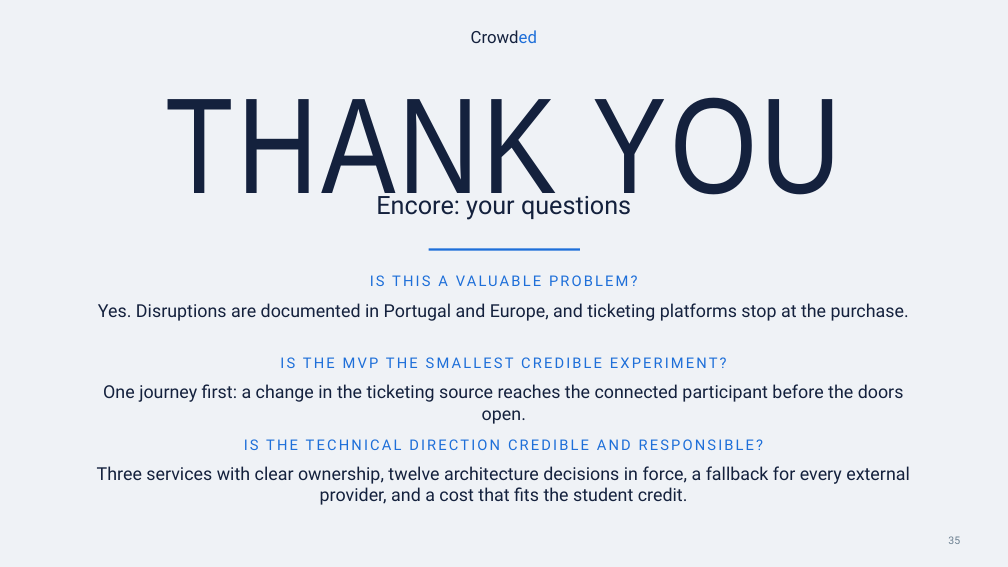
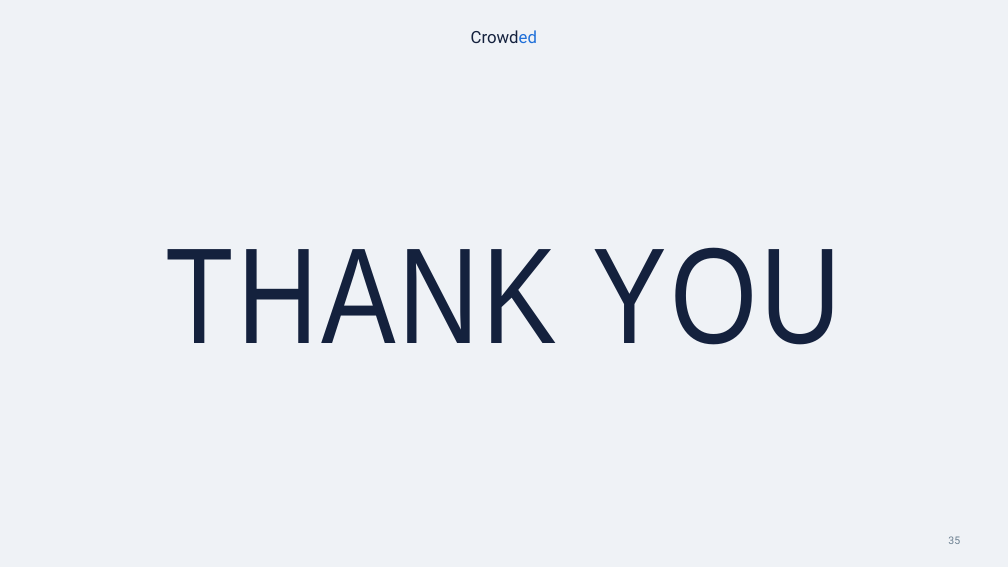
Before and after one commit to andrereis26/crowded-labdsof, a slide deck: slide 35 of docs/presentations/Sprint1/Crowded_LABDSOF_Presentation_Sprint1_Full.pptx. Drawn at 1008x567 pixels with LibreOffice and Linux fonts; fonts in the diff are those of the drawing. Boxes give left, top, right and bottom in pixels: in the first picture for what was removed or moved away, otherwise in the second. Text is boxed around its words. In the diff, an @@ line names an element or a change of style, - is before the commit and + after.

```diff
--- a/docs/presentations/Sprint1/Crowded_LABDSOF_Presentation_Sprint1_Full.pptx
+++ b/docs/presentations/Sprint1/Crowded_LABDSOF_Presentation_Sprint1_Full.pptx
@@ text "THANK YOU" rewrapped from (x1=166, y1=97, x2=840, y2=216) to (x1=166, y1=247, x2=840, y2=345) @@
@@ text removed at (x1=376, y1=191, x2=631, y2=220) @@
-Encore: your questions
@@ line removed from (429, 250) to (580, 250) @@
@@ text removed at (x1=438, y1=275, x2=448, y2=286) @@
-IS THIS A VALUABLE PROBLEM?
@@ text removed at (x1=98, y1=303, x2=909, y2=321) @@
-Yes. Disruptions are documented in Portugal and Europe, and ticketing platforms stop at the purchase.
@@ text removed at (x1=280, y1=357, x2=727, y2=368) @@
-IS THE MVP THE SMALLEST CREDIBLE EXPERIMENT?
@@ text removed at (x1=103, y1=384, x2=904, y2=424) @@
-One journey first: a change in the ticketing source reaches the connected participant before the doors open.
@@ text removed at (x1=244, y1=439, x2=763, y2=450) @@
-IS THE TECHNICAL DIRECTION CREDIBLE AND RESPONSIBLE?
@@ text removed at (x1=97, y1=466, x2=910, y2=505) @@
-Three services with clear ownership, twelve architecture decisions in force, a fallback for every external provider, and a cost that fits the student credit.
```
Also in this commit, not shown: 3 other slides changed, 2 other files.
